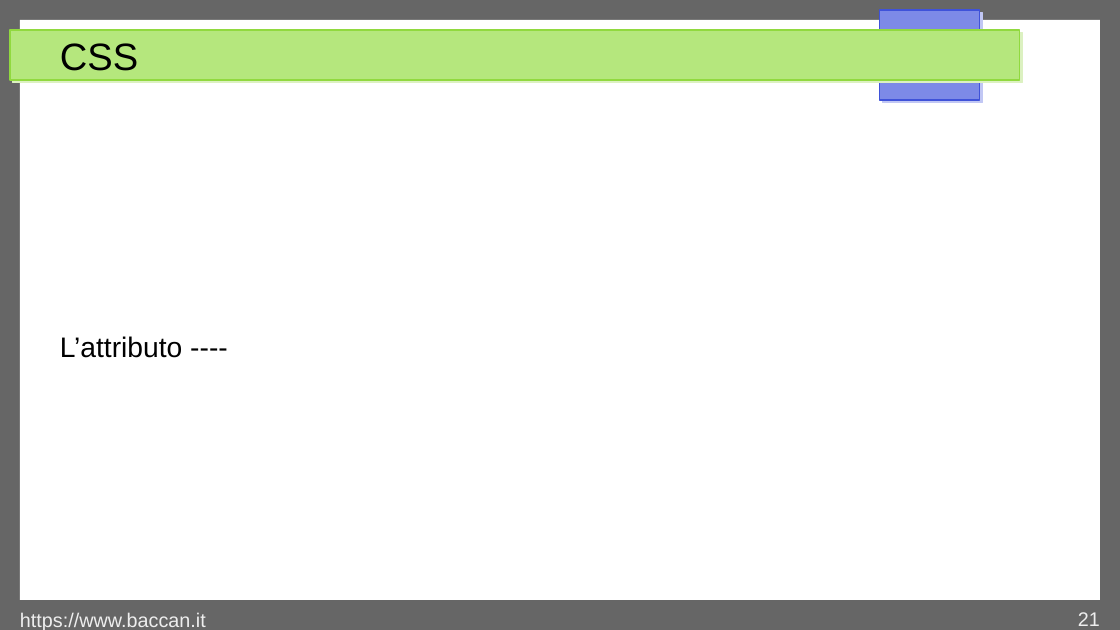
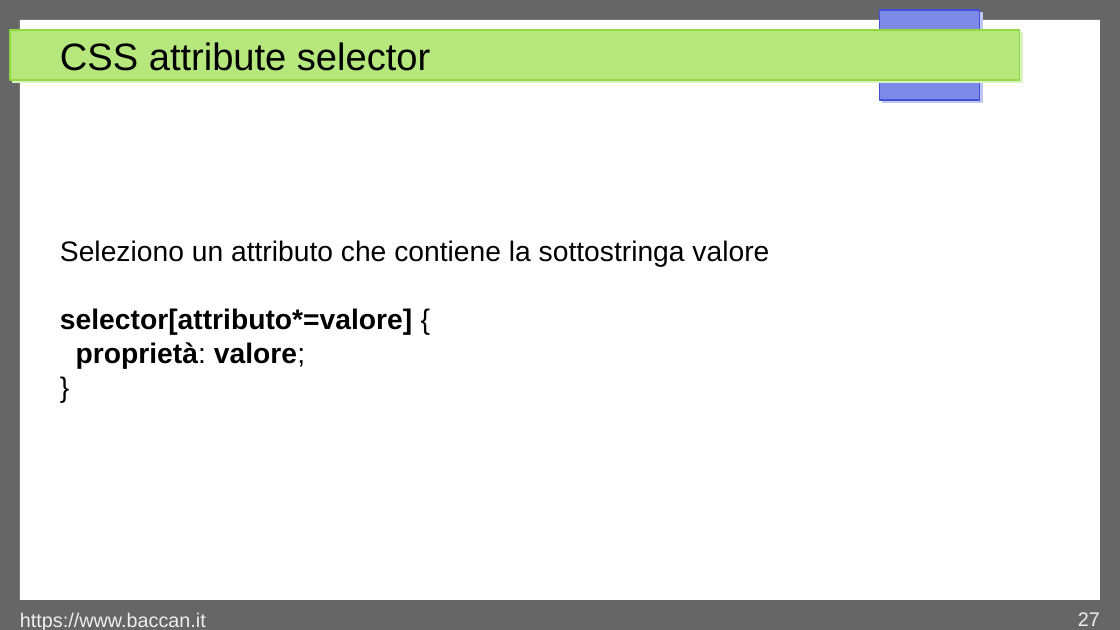
Before and after one commit to matteobaccan/CorsoCSS, a slide deck: slide 27 of Chapter_css.odp (slide 21 before the commit). Drawn at 1120x630 pixels with LibreOffice and Linux fonts; fonts in the diff are those of the drawing. Boxes give left, top, right and bottom in pixels: in the first picture for what was removed or moved away, otherwise in the second. Text is boxed around its words. In the diff, an @@ line names an element or a change of style, - is before the commit and + after.

Commit message:
Selector

```diff
--- a/Chapter_css.odp
+++ b/Chapter_css.odp
@@ title at <box>60,42,430,71</box>: text changed @@
-CSS
+CSS attribute selector
@@ text added at <box>60,240,769,369</box>, 20 pt, text #000000 @@
+Seleziono un attributo che contiene la sottostringa valore
+selector[attributo*=valore] {
+proprietà: valore;
+}
@@ text removed at <box>60,336,182,358</box> @@
-L’attributo ----
@@ page number at <box>1078,612,1100,626</box>: text changed @@
-21
+27
```
Also in this commit, not shown: 1 other slide changed, 6 slides added, 1 slide removed, 6 other files.
